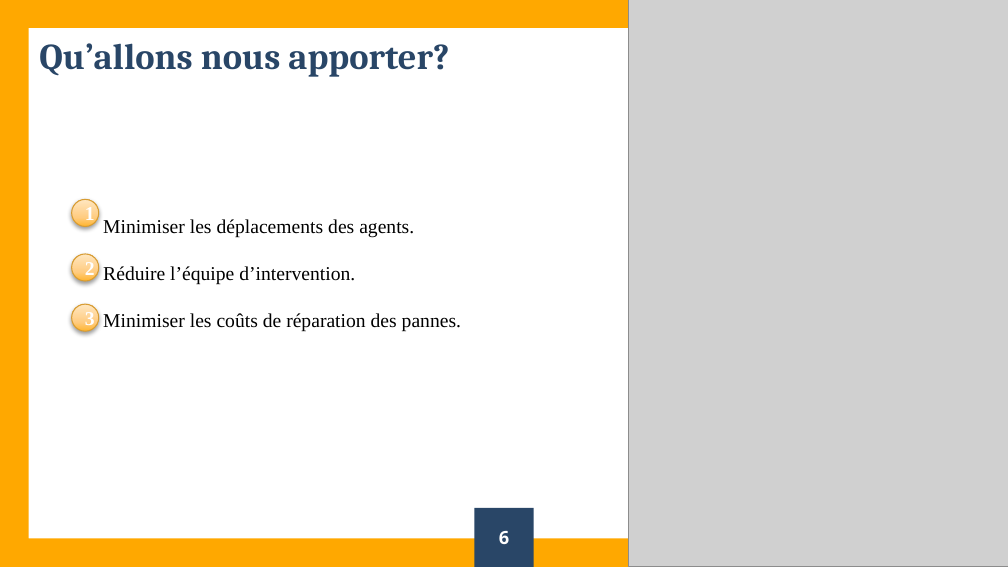
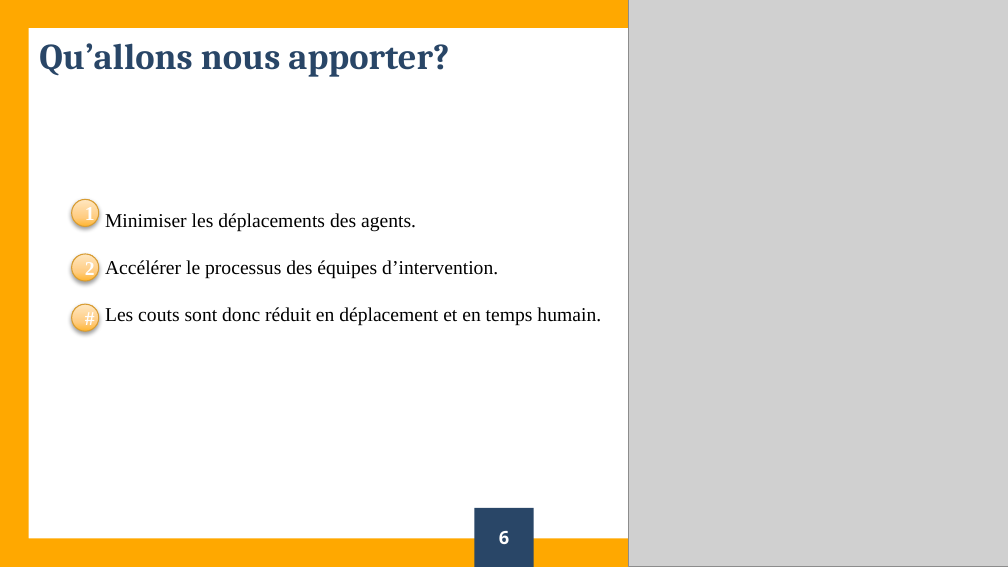
Before and after one commit to Letonade/Hitema-Bachelor-Projet-2018-2019, a slide deck: slide 6 of Slide-projet-annuel.pptx. Drawn at 1008x567 pixels with LibreOffice and Linux fonts; fonts in the diff are those of the drawing; grey boxes stand for pictures. Boxes give left, top, right and bottom in pixels: in the first picture for what was removed or moved away, otherwise in the second. Text is boxed around its words. In the diff, an @@ line names an element or a change of style, - is before the commit and + after.

```diff
--- a/Slide-projet-annuel.pptx
+++ b/Slide-projet-annuel.pptx
@@ text at (x1=105, y1=260, x2=601, y2=326): text changed @@
-Réduire l’équipe d’intervention.
-Minimiser les coûts de réparation des pannes.
+Accélérer le processus des équipes d’intervention.
+Les couts sont donc réduit en déplacement et en temps humain.
@@ text in ellipse at (x1=85, y1=312, x2=95, y2=330): text changed @@
-3
+#
```
Also in this commit, not shown: 2 other slides changed, 4 other files.
